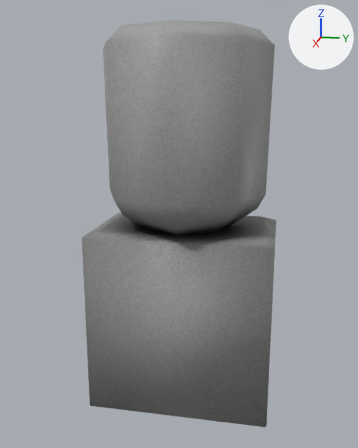
A saved change to the Blender file Assets/etagen/etage.blend.
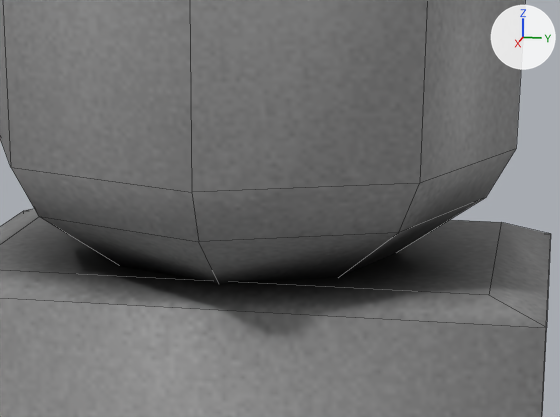
Each version is shown from a camera (50 mm lens) standing at (1.798, 4.617, 5.551) and looking at (-0.553, 4.147, 4.964), then close up on the part from 31% to 78% of the width and 33% to 61% of the height. Arrows for +X, +Y and +Z are at upper right; the lights stay in place. The close-ups show mesh edges as thin lines.
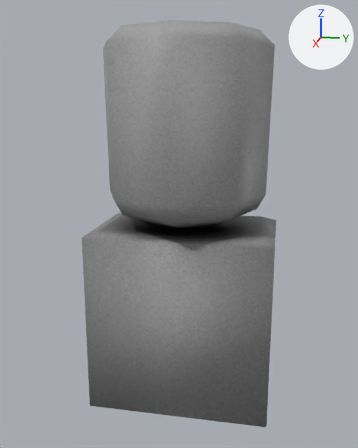
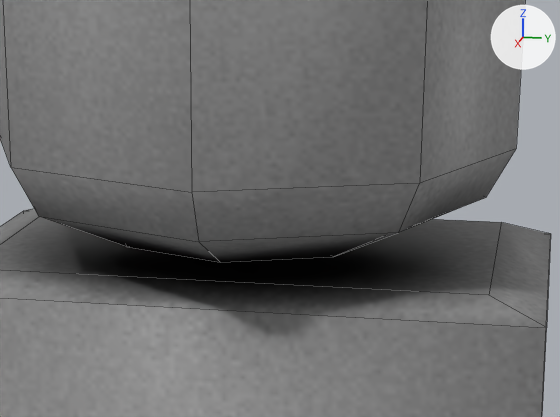
Location of each change, [x1, y1, x2, y2] in pixels of the close-ups (560 x 417 px):
```json
{"part": 1, "of": "me_cube", "change": "built on", "before": [39, 197, 486, 284], "after": [39, 216, 396, 262]}
```

Scene script edits in JSON lines:
```json
{"block": "me_cube", "where": "# used by ob_cube; location = (-0.57, 4.178, 4.11)"}
{"block": "me_cube", "where": "# verts and faces of me_cube; kept vertices keep their numbers, new ones are numbered from 52"}
{"block": "me_cube", "where": "# before: 12 (0.01, 0.21, 0.85), 13 (-0.14, 0.15, 0.85), 14 (-0.2, 0.0, 0.85), 15 (-0.14, -0.15, 0.85), 16 (0.01, -0.21, 0.85)"}
{"block": "me_cube", "where": "# before: 17 (0.16, -0.15, 0.85), 18 (0.22, 0.0, 0.85), 19 (0.16, 0.15, 0.85)"}
{"op": "remove", "block": "me_cube", "code": "me_cube.from_pydata(...)  # 52 vertices, 43 faces; spans x -0.39..0.41, y -0.44..0.44, z -0.05..1.75"}
{"op": "add", "block": "me_cube", "code": "me_cube.from_pydata(...)  # 53 vertices, 51 faces; spans x -0.39..0.41, y -0.44..0.44, z -0.05..1.75"}
{"block": "me_cube", "change": "me_cube part 1"}
{"op": "add", "block": "me_cube", "code": "for i in [*range(12, 20)]: verts[i] += (0.0, 0.0, 0.03)"}
{"op": "add", "block": "me_cube", "code": "verts[52] = (0.01, 0.0, 0.88)"}
{"op": "add", "block": "me_cube", "code": "faces += [(18, 52, 19), (16, 52, 17), (14, 52, 15), (12, 52, 13), (12, 19, 52), (17, 52, 18)]"}
{"op": "add", "block": "me_cube", "code": "faces += [(15, 52, 16), (13, 52, 14)]"}
```
